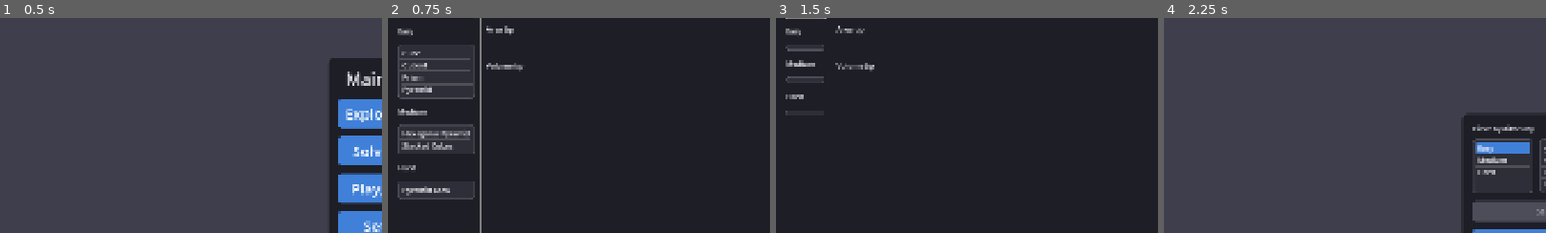
Above: before the commit, frames 1-4 (left to right).
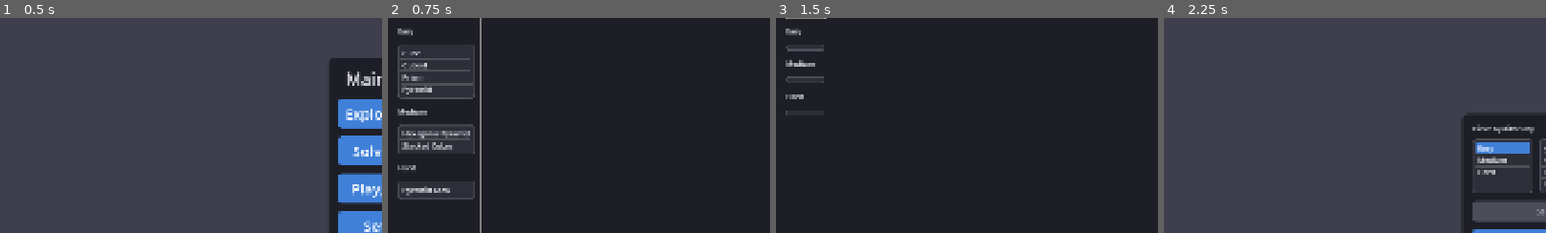
Above: after the commit, the same moments.

Repository: Paraross/geo-app
Game: Godot game, scene res://scenes/main.tscn
The game is run twice, just before and just after one commit, with the same random seed, the same clock (stepped at 60 frames per second) and the same inputs.
Inputs (mouse positions are % of the whole screen's width and height, from its top left):
- Up to frame 1 (0.5 s): no input
- Up to frame 2 (0.75 s): click "Explore tasks" at 0.5 s
- Up to frame 3 (1.5 s): click (6, 15) at 1.27 s; type "12" at 1.35 s
- Up to frame 4 (2.25 s): click "Solve tasks" at 2 s
The pictures show only the part of the screen within x 0-50%, y 16-66%; the shares and areas given below are measured in that part.

Frame 1 is identical in both runs. In frame 2, 0.4% of the frame differs, in the area x 25-36%, y 3-25%; in frame 3, 0.3%; in frame 4, nothing differs.

Commit message:
Remove area, volume tips from tasks

Diff:
--- a/scenes/screens/formulas_screen.tscn
+++ b/scenes/screens/formulas_screen.tscn
@@ -78,20 +78,6 @@
 layout_mode = 2
 text = "TODO: add task steps"
 
-[node name="AreaTipHeader" type="Label" parent="PanelContainer/HBox/InfoVBox"]
-layout_mode = 2
-text = "Area tip"
-
-[node name="AreaTipLabel" type="Label" parent="PanelContainer/HBox/InfoVBox"]
-layout_mode = 2
-
-[node name="VolumeTipHeader" type="Label" parent="PanelContainer/HBox/InfoVBox"]
-layout_mode = 2
-text = "Volume tip"
-
-[node name="VolumeTipLabel" type="Label" parent="PanelContainer/HBox/InfoVBox"]
-layout_mode = 2
-
 [node name="VSeparator2" type="VSeparator" parent="PanelContainer/HBox"]
 layout_mode = 2
 
--- a/scripts/figures/cuboid.gd
+++ b/scripts/figures/cuboid.gd
@@ -7,13 +7,11 @@
 		scale_vertices()
 		change_properties()
 
-
 var height: float:
 	set(value):
 		height = value
 		scale_vertices()
 		change_properties()
-
 
 var length: float:
 	set(value):
--- a/scripts/screens/formulas_screen.gd
+++ b/scripts/screens/formulas_screen.gd
@@ -7,9 +7,6 @@
 @onready var easy_task_list: ItemList = $PanelContainer/HBox/TaskFilterVBox/EasyTaskList
 @onready var medium_task_list: ItemList = $PanelContainer/HBox/TaskFilterVBox/MediumTaskList
 @onready var hard_task_list: ItemList = $PanelContainer/HBox/TaskFilterVBox/HardTaskList
-
-@onready var area_tip_label: Label = $PanelContainer/HBox/InfoVBox/AreaTipLabel
-@onready var volume_tip_label: Label = $PanelContainer/HBox/InfoVBox/VolumeTipLabel
 
 @onready var task_environment: TaskEnvironment = $PanelContainer/HBox/TaskVBox/SubViewportContainer/SubViewport/TaskEnvironment
 @onready var task_data_grid: GridContainer = $PanelContainer/HBox/TaskVBox/TaskDataGrid
@@ -64,9 +61,6 @@
 	var task_name := task_list.get_item_text(index)
 	var task := Tasks.all_tasks[task_name]
 
-	area_tip_label.text = task.area_tip()
-	volume_tip_label.text = task.volume_tip()
-
 	task_environment.set_current_task(task)
 
 	Global.clear_grid(task_data_grid)
--- a/scripts/task.gd
+++ b/scripts/task.gd
@@ -19,14 +19,6 @@
 
 
 @abstract func values() -> Dictionary[String, TaskFloatValue]
-
-
-# TODO: remove
-@abstract func area_tip() -> String
-
-
-# TODO: remove
-@abstract func volume_tip() -> String
 
 
 func randomize_values() -> void:
--- a/scripts/tasks/cube_task.gd
+++ b/scripts/tasks/cube_task.gd
@@ -16,14 +16,6 @@
 
 func values() -> Dictionary[String, TaskFloatValue]:
 	return { "Side": side_length }
-
-
-func area_tip() -> String:
-	return "A cube's area is the sum of all its 6 side areas"
-
-
-func volume_tip() -> String:
-	return "A cube's volume is its side length cubed"
 
 
 func steps() -> Array[Step]:
--- a/scripts/tasks/cuboid_task.gd
+++ b/scripts/tasks/cuboid_task.gd
@@ -27,14 +27,6 @@
 		"Height": height,
 		"Length": length,
 	}
-
-
-func area_tip() -> String:
-	return ""
-
-
-func volume_tip() -> String:
-	return ""
 
 
 func steps() -> Array[Step]:
--- a/scripts/tasks/hexagonal_pyramid_task.gd
+++ b/scripts/tasks/hexagonal_pyramid_task.gd
@@ -24,14 +24,6 @@
 	}
 
 
-func area_tip() -> String:
-	return "A prism's total area is base area + side triangles area"
-
-
-func volume_tip() -> String:
-	return "A prism's volume is base area × height ÷ 3"
-
-
 func steps() -> Array[Step]:
 	return [
 		Step.new(
--- a/scripts/tasks/prism_task.gd
+++ b/scripts/tasks/prism_task.gd
@@ -26,14 +26,6 @@
 	}
 
 
-func area_tip() -> String:
-	return "A prism's total area is 2 × base area + side walls area"
-
-
-func volume_tip() -> String:
-	return "A prism's volume is base area × height"
-
-
 func steps() -> Array[Step]:
 	return [
 		Step.new(
--- a/scripts/tasks/pyramid_task.gd
+++ b/scripts/tasks/pyramid_task.gd
@@ -24,14 +24,6 @@
 	}
 
 
-func area_tip() -> String:
-	return "A prism's total area is base area + side triangles area"
-
-
-func volume_tip() -> String:
-	return "A prism's volume is base area × height ÷ 3"
-
-
 func steps() -> Array[Step]:
 	return [
 		Step.new(
--- a/scripts/tasks/sphere_task.gd
+++ b/scripts/tasks/sphere_task.gd
@@ -18,14 +18,6 @@
 	return { "Radius": radius }
 
 
-func area_tip() -> String:
-	return "A sphere's area is 4 × π × radius²"
-
-
-func volume_tip() -> String:
-	return "A sphere's volume is (4/3) × π × radius³"
-
-
 func steps() -> Array[Step]:
 	return [
 		Step.new(
--- a/scripts/tasks/stacked_cubes_task.gd
+++ b/scripts/tasks/stacked_cubes_task.gd
@@ -31,14 +31,6 @@
 		"Bottom side": bottom_side_length,
 		"Top side": top_side_length,
 	}
-
-
-func area_tip() -> String:
-	return "Calculate the total surface area of both cubes stacked together"
-
-
-func volume_tip() -> String:
-	return "The total volume is the sum of both cubes' volumes"
 
 
 func steps() -> Array[Step]:
